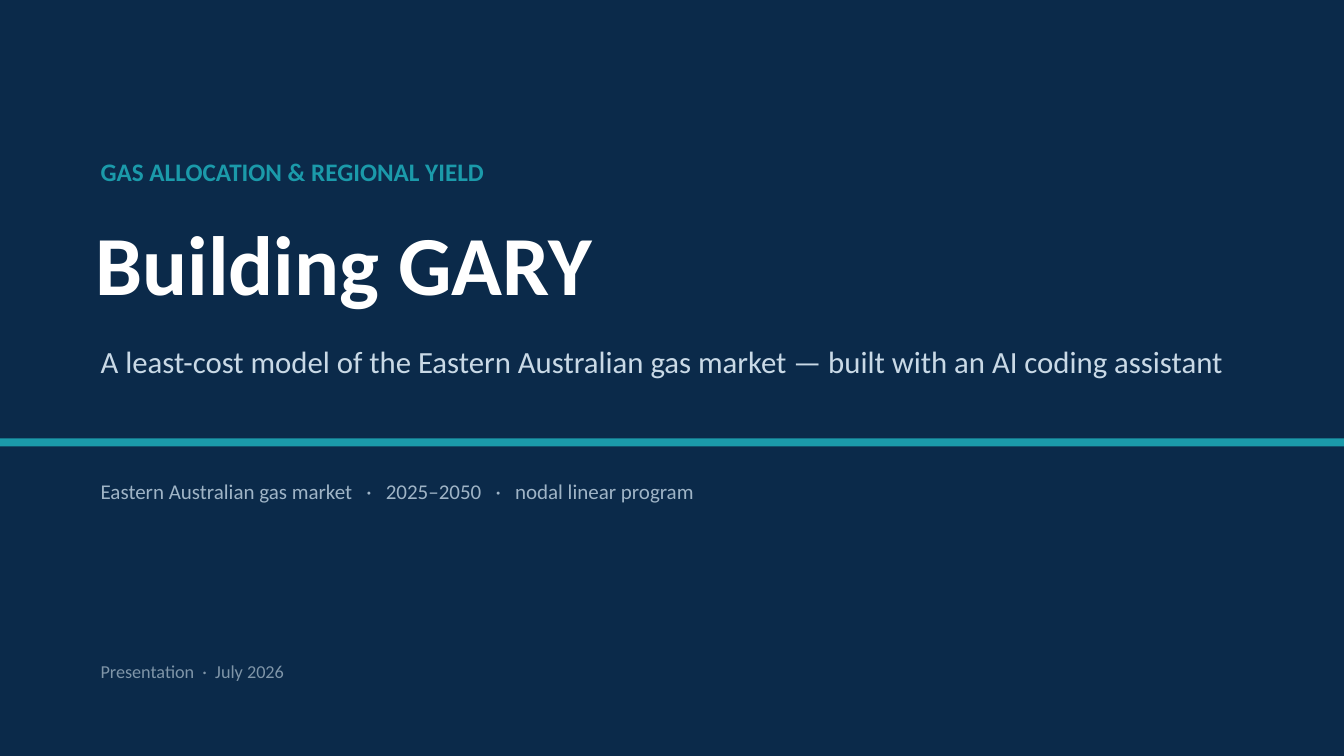
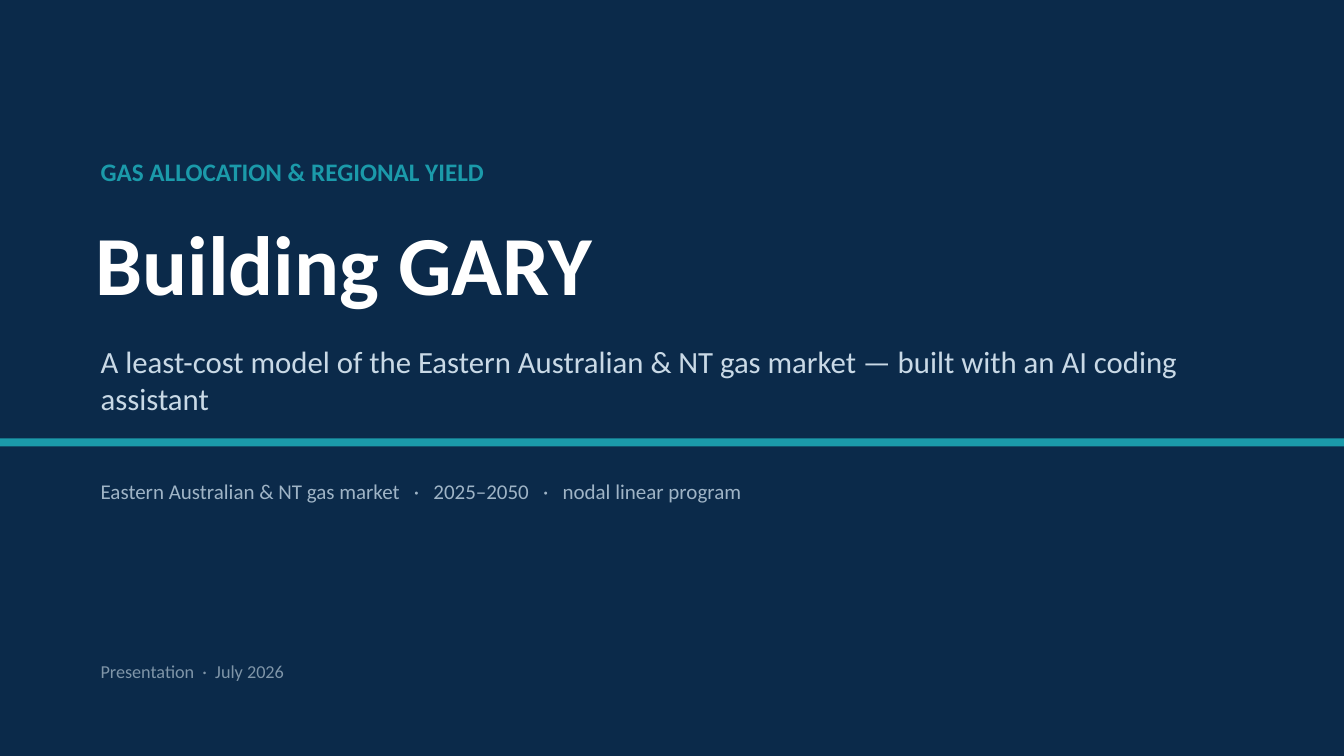
Before and after one commit to mhs795/GARY-gas-allocation-and-regional-yield, a slide deck: slide 1 of Building_GARY_with_AI.pptx. Drawn at 1344x756 pixels with LibreOffice and Linux fonts; fonts in the diff are those of the drawing. Boxes give left, top, right and bottom in pixels: in the first picture for what was removed or moved away, otherwise in the second. Text is boxed around its words. In the diff, an @@ line names an element or a change of style, - is before the commit and + after.

```diff
--- a/Building_GARY_with_AI.pptx
+++ b/Building_GARY_with_AI.pptx
@@ text at box(101, 351, 1177, 410): text changed @@
-A least-cost model of the Eastern Australian gas market — built with an AI coding assistant
+A least-cost model of the Eastern Australian & NT gas market — built with an AI coding assistant
@@ text at box(101, 484, 741, 503): text changed @@
-Eastern Australian gas market · 2025–2050 · nodal linear program
+Eastern Australian & NT gas market · 2025–2050 · nodal linear program
```
Also in this commit, not shown: 1 other slide changed, 4 other files.
